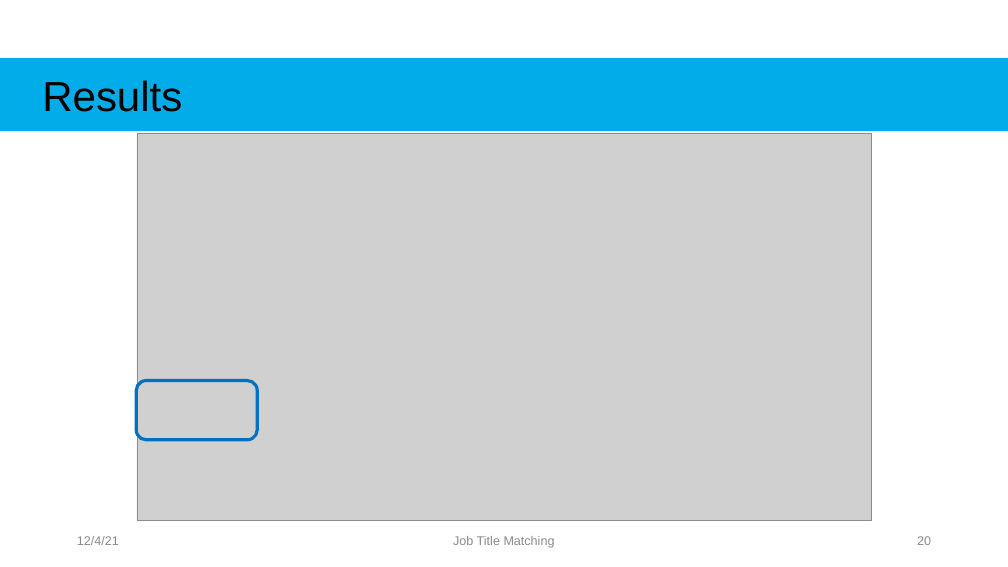
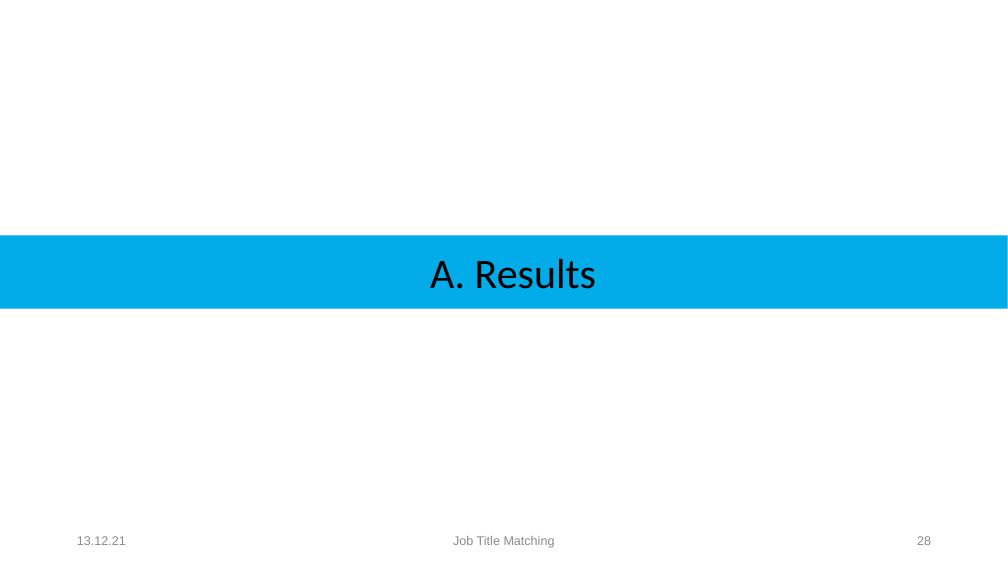
Before and after one commit to Rahkakavee/job-title-matching, a slide deck: slide 28 of presentation/Kolloquium.pptx (slide 20 before the commit). Drawn at 1008x567 pixels with LibreOffice and Linux fonts; fonts in the diff are those of the drawing; grey boxes stand for pictures. Boxes give left, top, right and bottom in pixels: in the first picture for what was removed or moved away, otherwise in the second. Text is boxed around its words. In the diff, an @@ line names an element or a change of style, - is before the commit and + after.

```diff
--- a/presentation/Kolloquium.pptx
+++ b/presentation/Kolloquium.pptx
@@ picture removed at bbox=[137, 133, 871, 520] @@
@@ rectangle "A. Results": place and size @@
-rectangle "A. Results" at bbox=[0, 58, 1008, 132]
+rectangle "A. Results" at bbox=[0, 235, 1008, 309]
@@ text in rectangle at bbox=[430, 259, 596, 289]: text changed; font Arial to Calibri @@
-Results
+A. Results
@@ rounded rectangle removed at bbox=[136, 380, 257, 439] @@
@@ text at bbox=[77, 536, 126, 545]: text changed @@
-12/4/21
+13.12.21
```
Also in this commit, not shown: 23 other slides changed, 9 slides added, 1 slide removed, 2 other files.
